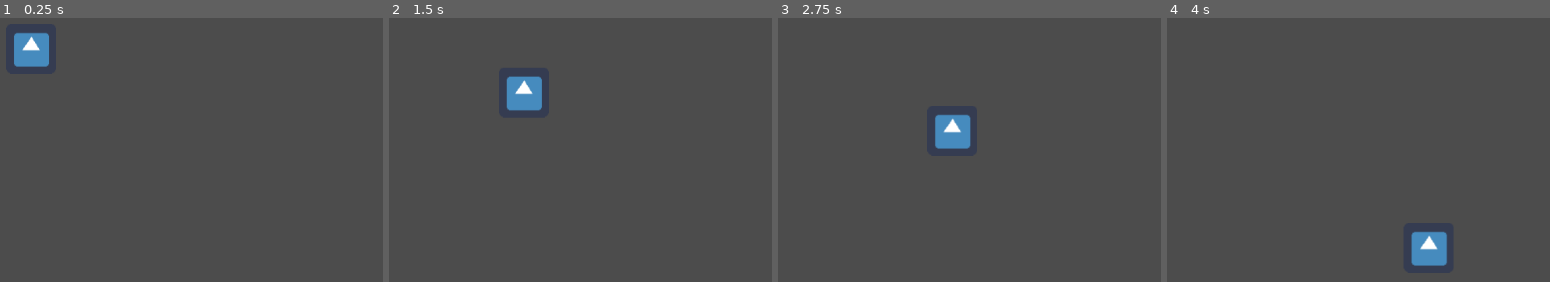
Above: before the commit, frames 1-4 (left to right).
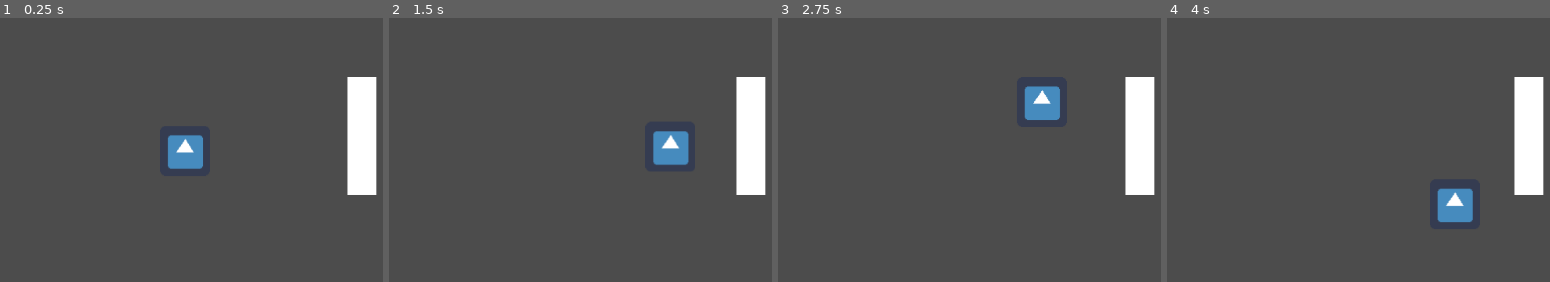
Above: after the commit, the same moments.

Repository: mecl0/DuhGame
Game: Godot game, scene res://World.tscn
The game is run twice, just before and just after one commit, with the same random seed, the same clock (stepped at 60 frames per second) and the same inputs. The engine's default icon, where the game draws it, is replaced by a stand-in: a white triangle on a blue panel in a dark square.
Inputs (mouse positions are in pixels of both pictures, inside the frame that each line leads up to):
- Up to frame 1 (0.25 s): no input
- Up to frame 2 (1.5 s): tap Enter at 0.5 s; move the mouse to (outside the picture) at 0.52 s; click (outside the picture) at 0.6 s; move the mouse to (469, 181) at 1.27 s; click (469, 181) at 1.35 s
- Up to frame 3 (2.75 s): move the mouse to (1099, 54) at 2.02 s; click (1099, 54) at 2.1 s
- Up to frame 4 (4 s): move the mouse to (1369, 252) at 2.77 s; click (1369, 252) at 2.85 s; move the mouse to (outside the picture) at 3.52 s; click (outside the picture) at 3.6 s

The runs differ from the first frame. In frame 1, 5.8% of the frame differs, in the area x 3-99%, y 5-68%; in frame 2, 5.9%, in the area x 30-99%, y 21-68%; in frame 3, 5.9%; in frame 4, 5.9%.

Commit message:
movement changes 1

Diff:
--- a/godot_Games/KinematicBody2D.gd
+++ b/godot_Games/KinematicBody2D.gd
@@ -1,9 +1,11 @@
 extends KinematicBody2D
 # this is the movement controls
+const Speed = 200
+#const wall Vector2(1,1)
 
 var destination = Vector2()
 var gap = Vector2()
-const Speed = 200
+
 
 func _ready():
 
@@ -18,16 +20,22 @@
 		move_and_slide(gap.normalized() * Speed)
 
 		#this will snap to the destiation if sprite is close to mouse click
-		if gap.abs() < Vector2(3,3):
+		if gap.abs() < Vector2(2,2):
 			set_position(destination)
 
 	#this moves stops the movement if destination is == postion
 	if destination == position:
 		move_and_slide(gap*0)
 
+	if is_on_wall():
+		destination = position
+
+
 
 	pass
 func _input(event):
 	if Input.is_action_just_pressed("ui_mouse"):
 		destination = get_global_mouse_position()
+
+		#is_colliding()
 		#test add
--- a/godot_Games/World.tscn
+++ b/godot_Games/World.tscn
@@ -1,8 +1,26 @@
-[gd_scene load_steps=2 format=2]
+[gd_scene load_steps=4 format=2]
 
 [ext_resource path="res://player.tscn" type="PackedScene" id=1]
+[ext_resource path="res://blank_White.png" type="Texture" id=2]
+
+[sub_resource type="RectangleShape2D" id=1]
+extents = Vector2( 199.796, 152.079 )
 
 [node name="World" type="Node"]
 
 [node name="player" parent="." instance=ExtResource( 1 )]
-position = Vector2( 242.057, 158.565 )
+position = Vector2( 439.057, 289.565 )
+
+[node name="walls" type="Sprite" parent="."]
+position = Vector2( 665.096, 270.676 )
+rotation = 1.5708
+scale = Vector2( 0.3775, 0.123333 )
+texture = ExtResource( 2 )
+__meta__ = {
+"_edit_group_": true
+}
+
+[node name="StaticBody2D" type="StaticBody2D" parent="walls"]
+
+[node name="CollisionShape2D" type="CollisionShape2D" parent="walls/StaticBody2D"]
+shape = SubResource( 1 )
--- a/godot_Games/player.tscn
+++ b/godot_Games/player.tscn
@@ -4,7 +4,7 @@
 [ext_resource path="res://icon.png" type="Texture" id=2]
 
 [sub_resource type="RectangleShape2D" id=1]
-extents = Vector2( 30.8191, 31.5726 )
+extents = Vector2( 30.2684, 30.8468 )
 
 [node name="player" type="KinematicBody2D"]
 position = Vector2( 386.801, 246.136 )
Binary file added: godot_Games/blank_White.png
Not shown, added: godot_Games/blank_White.png.import
